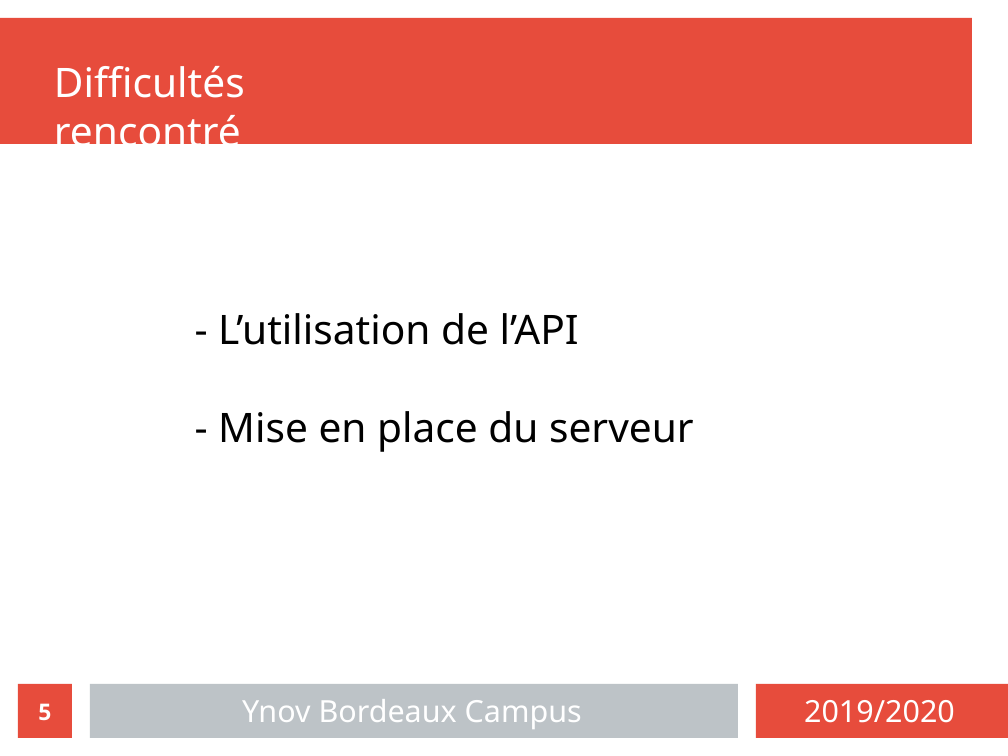
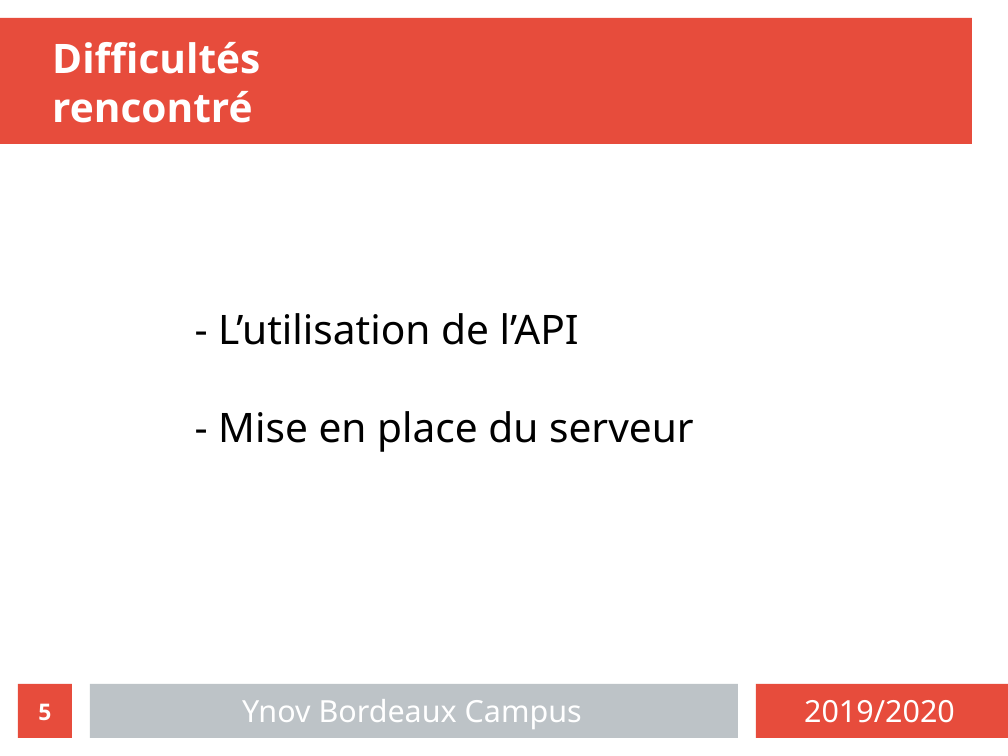
Before and after one commit to exender/Projet-dev, a slide deck: slide 5 of presentation.odp. Drawn at 1008x756 pixels with LibreOffice and Linux fonts; fonts in the diff are those of the drawing. Boxes give left, top, right and bottom in pixels: in the first picture for what was removed or moved away, otherwise in the second. Text is boxed around its words. In the diff, an @@ line names an element or a change of style, - is before the commit and + after.

```diff
--- a/presentation.odp
+++ b/presentation.odp
@@ text "Difficultés rencontré": place and size @@
-text "Difficultés rencontré" at <box>54,66,245,157</box>
+text "Difficultés rencontré" at <box>52,42,260,123</box>
@@ text "Difficultés rencontré" at <box>52,42,260,123</box>: bold on @@
```
Also in this commit, not shown: 4 other slides changed.
